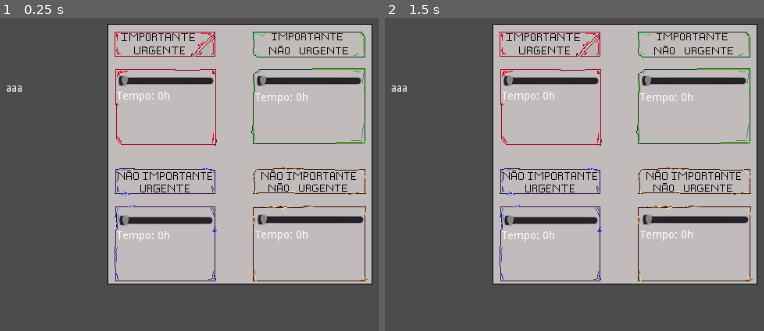
Above: before the commit, frames 1-2 (left to right).
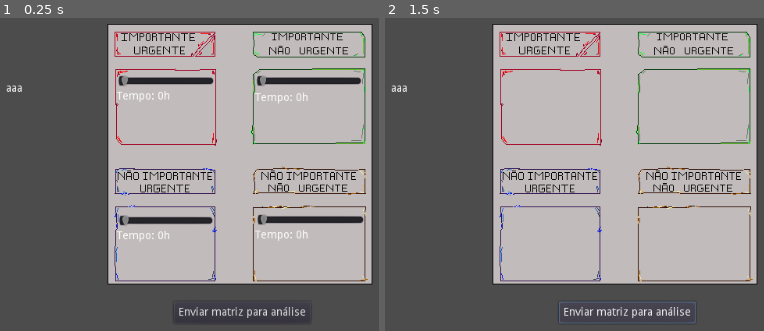
Above: after the commit, the same moments.

Repository: 2023M1T9-Inteli/grupo2
Game: Godot game, scene res://Node2D.tscn
Same seed, same stepped clock (60 frames per second), same inputs: the game is played once before the commit and once after it.
Inputs (mouse positions are in pixels of both pictures, inside the frame that each line leads up to):
- Up to frame 1 (0.25 s): no input
- Up to frame 2 (1.5 s): click (627, 312) at 0.5 s, where only the run after the commit has a clickable "Enviar matriz para análise"; click (627, 312) at 1.25 s, where only the run after the commit has a clickable "Enviar matriz para análise"

The runs differ from the first frame. In frame 1, 0.5% of the frame differs, in the area x 47-81%, y 92-98%; in frame 2, 3.8%, in the area x 30-97%, y 18-98%.

Commit message:
Alterando lógica da matriz de eisenhower!

Diff:
--- a/Matriz de Eisenhower/Estudar.gd
+++ /dev/null
@@ -1,39 +0,0 @@
-extends Sprite
-
-var mouse_in = false
-var dragging = false
-var collide = false
-var speed = rand_range(-10,10)
-var objetoEmMovimento = null
-
-func _process(delta):
- if (mouse_in && Input.is_action_pressed("click")):
-  dragging = true
-
- if (dragging && Input.is_action_pressed("click")) and objetoEmMovimento == null:
-  objetoEmMovimento = 1
- elif objetoEmMovimento == 1 && Input.is_action_pressed("click"):
-  var position = get_viewport().get_mouse_position()
-  set_position(position)
-
- else:
-  dragging = false
-  objetoEmMovimento = null
- if collide == true:
-		move_local_x(speed)
-
-
-func _on_Area2D_mouse_entered():
- mouse_in = true
-
-
-func _on_Area2D_mouse_exited():
- mouse_in = false
-
-
-func _on_Area2D_area_entered(area):
-	collide = true
-
-
-func _on_Area2D_area_exited(area):
-	collide = false
--- a/Matriz de Eisenhower/Ligação Inesperada.gd
+++ /dev/null
@@ -1,39 +0,0 @@
-extends Sprite
-
-var mouse_in = false
-var dragging = false
-var collide = false
-var speed = rand_range(-10,10)
-var objetoEmMovimento = null
-
-func _process(delta):
- if (mouse_in && Input.is_action_pressed("click")):
-  dragging = true
-
- if (dragging && Input.is_action_pressed("click")) and objetoEmMovimento == null:
-  objetoEmMovimento = 1
- elif objetoEmMovimento == 1 && Input.is_action_pressed("click"):
-  var position = get_viewport().get_mouse_position()
-  set_position(position)
-
- else:
-  dragging = false
-  objetoEmMovimento = null
- if collide == true:
-		move_local_x(speed)
-
-
-func _on_Area2D_mouse_entered():
- mouse_in = true
-
-
-func _on_Area2D_mouse_exited():
- mouse_in = false
-
-
-func _on_Area2D_area_entered(area):
-	collide = true
-
-
-func _on_Area2D_area_exited(area):
-	collide = false
--- a/Matriz de Eisenhower/Netflix.gd
+++ /dev/null
@@ -1,39 +0,0 @@
-extends Sprite
-
-var mouse_in = false
-var dragging = false
-var collide = false
-var speed = rand_range(-10,10)
-var objetoEmMovimento = null
-
-func _process(delta):
- if (mouse_in && Input.is_action_pressed("click")):
-  dragging = true
-
- if (dragging && Input.is_action_pressed("click")) and objetoEmMovimento == null:
-  objetoEmMovimento = $"."
- elif objetoEmMovimento == $"." && Input.is_action_pressed("click"):
-  var position = get_viewport().get_mouse_position()
-  set_position(position)
-
- else:
-  dragging = false
-  objetoEmMovimento = null
- if collide == true:
-		move_local_x(speed)
-
-
-func _on_Area2D_mouse_entered():
- mouse_in = true
-
-
-func _on_Area2D_mouse_exited():
- mouse_in = false
-
-
-func _on_Area2D_area_entered(area):
-	collide = true
-
-
-func _on_Area2D_area_exited(area):
-	collide = false
--- a/Matriz de Eisenhower/Node2D.gd
+++ b/Matriz de Eisenhower/Node2D.gd
@@ -1,25 +1,67 @@
 extends Node2D
 
+#Variáveis de controle de cada campo da matriz
+var impUrg = 0
+var impNurg = 0
+var nImpUrg = 0
+var nImpNurg = 0
 
 func _ready():
-	$HSlider/Label.text = "Tempo: 0h"
-	$HSlider2/Label2.text = "Tempo: 0h"
-	$HSlider3/Label3.text = "Tempo: 0h"
-	$HSlider4/Label4.text = "Tempo: 0h"
-
 	get_node("HSlider").set_max(24)
 	get_node("HSlider2").set_max(24)
 	get_node("HSlider3").set_max(24)
 	get_node("HSlider4").set_max(24)
 
 func _on_HSlider_value_changed(value):
-	$HSlider/Label.text = "Tempo:" + str($HSlider.value) + "h"
+	impUrg= $HSlider.value
+	if (fazerSomaTotal() <= 24):
+		$HSlider/Label.text = "Tempo:" + str($HSlider.value) + "h"
+	else:
+		$HSlider.value = fazerSomaTotal()-24
 
 func _on_HSlider2_value_changed(value):
-	$HSlider2/Label2.text = "Tempo:" + str($HSlider2.value) + "h"
+	impNurg= $HSlider2.value
+	if (fazerSomaTotal() <= 24):
+		$HSlider2/Label2.text = "Tempo:" + str($HSlider2.value) + "h"
+	else:
+		$HSlider2.value = fazerSomaTotal() - 24
 
 func _on_HSlider3_value_changed(value):
-	$HSlider3/Label3.text = "Tempo:" + str($HSlider3.value) + "h"
+	nImpUrg = $HSlider3.value
+	if (fazerSomaTotal() <= 24):
+		$HSlider3/Label3.text = "Tempo:" + str($HSlider3.value) + "h"
+	else:
+		$HSlider3.value = fazerSomaTotal()-24
 
 func _on_HSlider4_value_changed(value):
-	$HSlider4/Label4.text = "Tempo:" + str($HSlider4.value) + "h"
+	nImpNurg = $HSlider4.value
+	if (fazerSomaTotal() <= 24):
+		$HSlider4/Label4.text = "Tempo:" + str($HSlider4.value) + "h"
+	else:
+		$HSlider4.value = fazerSomaTotal()-24
+
+#Função de controle para o total de horas não passar de 24hrs
+func fazerSomaTotal():
+	return impUrg + impNurg + nImpNurg + nImpUrg
+
+
+
+func _on_Button_pressed():
+	$HSlider.hide()
+	$HSlider2.hide()
+	$HSlider3.hide()
+	$HSlider4.hide()
+
+#	verificaUrgImp()
+#	verificaNurgImp()
+#	verificaUrgNimp()
+#	verificaNurgNimp()
+#
+#func verificaUrgImp():
+#	if
+#func verificaNurgImp():
+#	pass
+#func verificaUrgNimp():
+#	pass
+#func verificaNurgNimp():
+#	pass
--- a/Matriz de Eisenhower/Node2D.tscn
+++ b/Matriz de Eisenhower/Node2D.tscn
@@ -1,7 +1,6 @@
-[gd_scene load_steps=4 format=2]
+[gd_scene load_steps=3 format=2]
 
 [ext_resource path="res://Node2D.gd" type="Script" id=1]
-[ext_resource path="res://Sliders.gd" type="Script" id=2]
 [ext_resource path="res://eisenhower_360.png" type="Texture" id=4]
 
 [node name="Node2D" type="Node2D"]
@@ -16,56 +15,52 @@
 margin_top = 79.0
 margin_right = 449.0
 margin_bottom = 95.0
-script = ExtResource( 2 )
 
 [node name="Label" type="Label" parent="HSlider"]
 margin_left = -2.0
 margin_top = 21.0
 margin_right = 124.0
 margin_bottom = 70.0
-text = "aaa"
+text = "Tempo: 0h"
 
 [node name="HSlider2" type="HSlider" parent="." groups=["sliders"]]
 margin_left = 504.0
 margin_top = 79.0
 margin_right = 638.0
 margin_bottom = 95.0
-script = ExtResource( 2 )
 
 [node name="Label2" type="Label" parent="HSlider2"]
 margin_left = -2.0
 margin_top = 23.0
 margin_right = 136.0
 margin_bottom = 72.0
-text = "aaa"
+text = "Tempo: 0h"
 
 [node name="HSlider3" type="HSlider" parent="." groups=["sliders"]]
 margin_left = 328.0
 margin_top = 258.0
 margin_right = 448.0
 margin_bottom = 274.0
-script = ExtResource( 2 )
 
 [node name="Label3" type="Label" parent="HSlider3"]
 margin_left = -3.0
 margin_top = 21.0
 margin_right = 122.0
 margin_bottom = 70.0
-text = "aaa"
+text = "Tempo: 0h"
 
 [node name="HSlider4" type="HSlider" parent="." groups=["sliders"]]
 margin_left = 505.0
 margin_top = 257.0
 margin_right = 641.0
 margin_bottom = 273.0
-script = ExtResource( 2 )
 
 [node name="Label4" type="Label" parent="HSlider4"]
 margin_left = -3.0
 margin_top = 21.0
 margin_right = 137.0
 margin_bottom = 70.0
-text = "aaa"
+text = "Tempo: 0h"
 
 [node name="Label" type="Label" parent="."]
 margin_left = 183.0
@@ -74,23 +69,15 @@
 margin_bottom = 181.0
 text = "aaa"
 
+[node name="Button" type="Button" parent="."]
+margin_left = 398.0
+margin_top = 370.0
+margin_right = 573.0
+margin_bottom = 398.0
+text = "Enviar matriz para análise"
+
 [connection signal="value_changed" from="HSlider" to="." method="_on_HSlider_value_changed"]
-[connection signal="value_changed" from="HSlider" to="HSlider" method="_on_HSlider_value_changed"]
-[connection signal="value_changed" from="HSlider" to="HSlider2" method="_on_HSlider_value_changed"]
-[connection signal="value_changed" from="HSlider" to="HSlider3" method="_on_HSlider_value_changed"]
-[connection signal="value_changed" from="HSlider" to="HSlider4" method="_on_HSlider_value_changed"]
 [connection signal="value_changed" from="HSlider2" to="." method="_on_HSlider2_value_changed"]
-[connection signal="value_changed" from="HSlider2" to="HSlider" method="_on_HSlider2_value_changed"]
-[connection signal="value_changed" from="HSlider2" to="HSlider2" method="_on_HSlider2_value_changed"]
-[connection signal="value_changed" from="HSlider2" to="HSlider3" method="_on_HSlider2_value_changed"]
-[connection signal="value_changed" from="HSlider2" to="HSlider4" method="_on_HSlider2_value_changed"]
 [connection signal="value_changed" from="HSlider3" to="." method="_on_HSlider3_value_changed"]
-[connection signal="value_changed" from="HSlider3" to="HSlider" method="_on_HSlider3_value_changed"]
-[connection signal="value_changed" from="HSlider3" to="HSlider2" method="_on_HSlider3_value_changed"]
-[connection signal="value_changed" from="HSlider3" to="HSlider3" method="_on_HSlider3_value_changed"]
-[connection signal="value_changed" from="HSlider3" to="HSlider4" method="_on_HSlider3_value_changed"]
 [connection signal="value_changed" from="HSlider4" to="." method="_on_HSlider4_value_changed"]
-[connection signal="value_changed" from="HSlider4" to="HSlider" method="_on_HSlider4_value_changed"]
-[connection signal="value_changed" from="HSlider4" to="HSlider2" method="_on_HSlider4_value_changed"]
-[connection signal="value_changed" from="HSlider4" to="HSlider3" method="_on_HSlider4_value_changed"]
-[connection signal="value_changed" from="HSlider4" to="HSlider4" method="_on_HSlider4_value_changed"]
+[connection signal="pressed" from="Button" to="." method="_on_Button_pressed"]
--- a/Matriz de Eisenhower/Sair com os amigos.gd
+++ /dev/null
@@ -1,39 +0,0 @@
-extends Sprite
-
-var mouse_in = false
-var dragging = false
-var collide = false
-var speed = rand_range(-10,10)
-var objetoEmMovimento = null
-
-func _process(delta):
- if (mouse_in && Input.is_action_pressed("click")):
-  dragging = true
-
- if (dragging && Input.is_action_pressed("click")) and objetoEmMovimento == null:
-  objetoEmMovimento = 1
- elif objetoEmMovimento == 1 && Input.is_action_pressed("click"):
-  var position = get_viewport().get_mouse_position()
-  set_position(position)
-
- else:
-  dragging = false
-  objetoEmMovimento = null
- if collide == true:
-		move_local_x(speed)
-
-
-func _on_Area2D_mouse_entered():
- mouse_in = true
-
-
-func _on_Area2D_mouse_exited():
- mouse_in = false
-
-
-func _on_Area2D_area_entered(area):
-	collide = true
-
-
-func _on_Area2D_area_exited(area):
-	collide = false
--- a/Matriz de Eisenhower/Sliders.gd
+++ /dev/null
@@ -1,29 +0,0 @@
-extends Slider
-
-
-
-
-
-func _ready():
-	for node in get_tree().get_nodes_in_group("sliders"):
-		node.max_value = max(node.max_value, self.max_value)
-
-
-
-func _on_HSlider_value_changed(value):
-	for node in get_tree().get_nodes_in_group("sliders"):
-		node.max_value = max(node.max_value, self.max_value)
-
-
-func _on_HSlider2_value_changed(value):
-	for node in get_tree().get_nodes_in_group("sliders"):
-		node.max_value = max(node.max_value, self.max_value)
-
-
-func _on_HSlider3_value_changed(value):
-	for node in get_tree().get_nodes_in_group("sliders"):
-		node.max_value = max(node.max_value, self.max_value)
-
-func _on_HSlider4_value_changed(value):
-	for node in get_tree().get_nodes_in_group("sliders"):
-		node.max_value = max(node.max_value, self.max_value)
--- a/Matriz de Eisenhower/Teste.gd
+++ /dev/null
@@ -1,32 +0,0 @@
-extends Node
-
-var dragging = false
-
-signal dragsignal;
-
-func _ready():
-	connect("dragsignal",self,"_set_drag_pc")
-
-
-func _process(delta):
-	if dragging:
-		var mousepos = get_viewport().get_mouse_position()
-		self.position = Vector2(mousepos.x, mousepos.y)
-
-
-
-func _set_drag_pc():
-	dragging=!dragging
-
-
-
-
-func _on_KinematicBody2D2_input_event(viewport, event, shape_idx):
-	if event is InputEventMouseButton:
-		if event.button_index == BUTTON_LEFT and event.pressed:
-			emit_signal("dragsignal")
-		elif event.button_index == BUTTON_LEFT and !event.pressed:
-			emit_signal("dragsignal")
-	elif event is InputEventScreenTouch:
-		if event.pressed and event.get_index() == 0:
-			self.position = event.get_position()
Binary file removed: Matriz de Eisenhower/pixil-frame-0 (1).png
Binary file removed: Matriz de Eisenhower/pixil-frame-0 (2).png
Not shown, removed: Matriz de Eisenhower/pixil-frame-0 (2).png.import
Binary file removed: Matriz de Eisenhower/pixil-frame-0 (3).png
Binary file removed: Matriz de Eisenhower/pixil-frame-0 (4).png
Not shown, removed: Matriz de Eisenhower/pixil-frame-0 (4).png.import
Binary file removed: Matriz de Eisenhower/pixil-frame-0 (5).png
Not shown, removed: Matriz de Eisenhower/pixil-frame-0 (5).png.import
Binary file removed: Matriz de Eisenhower/pixil-frame-0.png
Not shown, removed: Matriz de Eisenhower/pixil-frame-0.png.import
